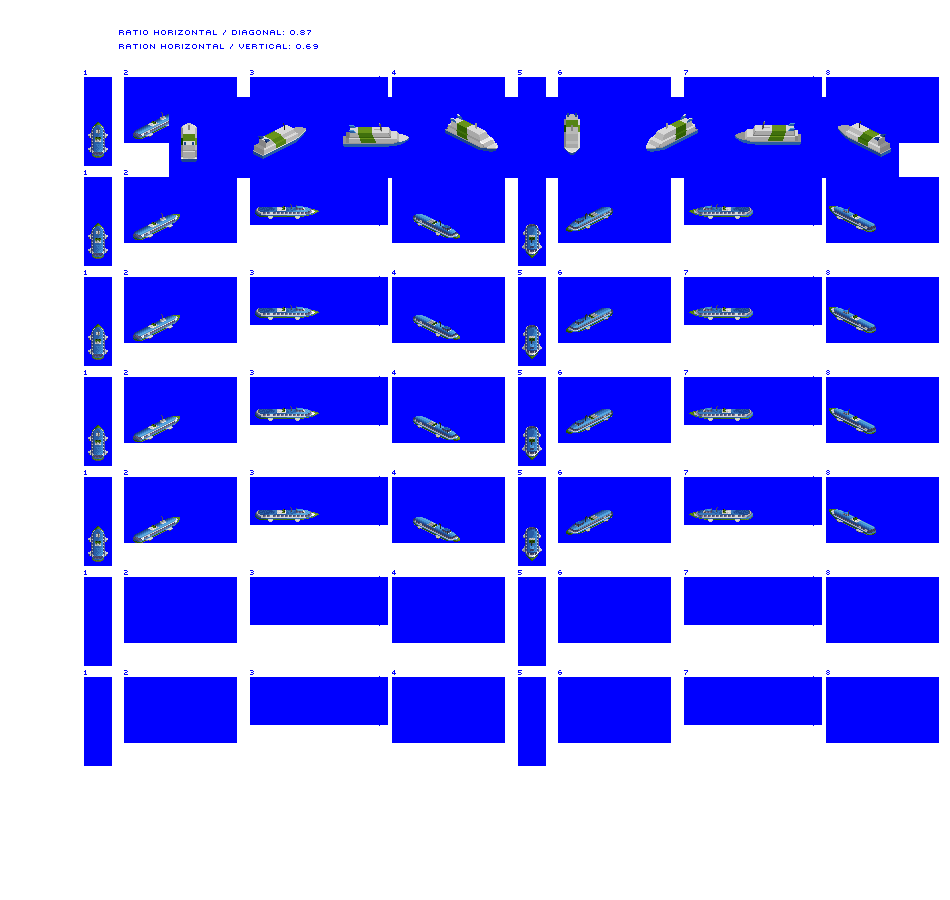
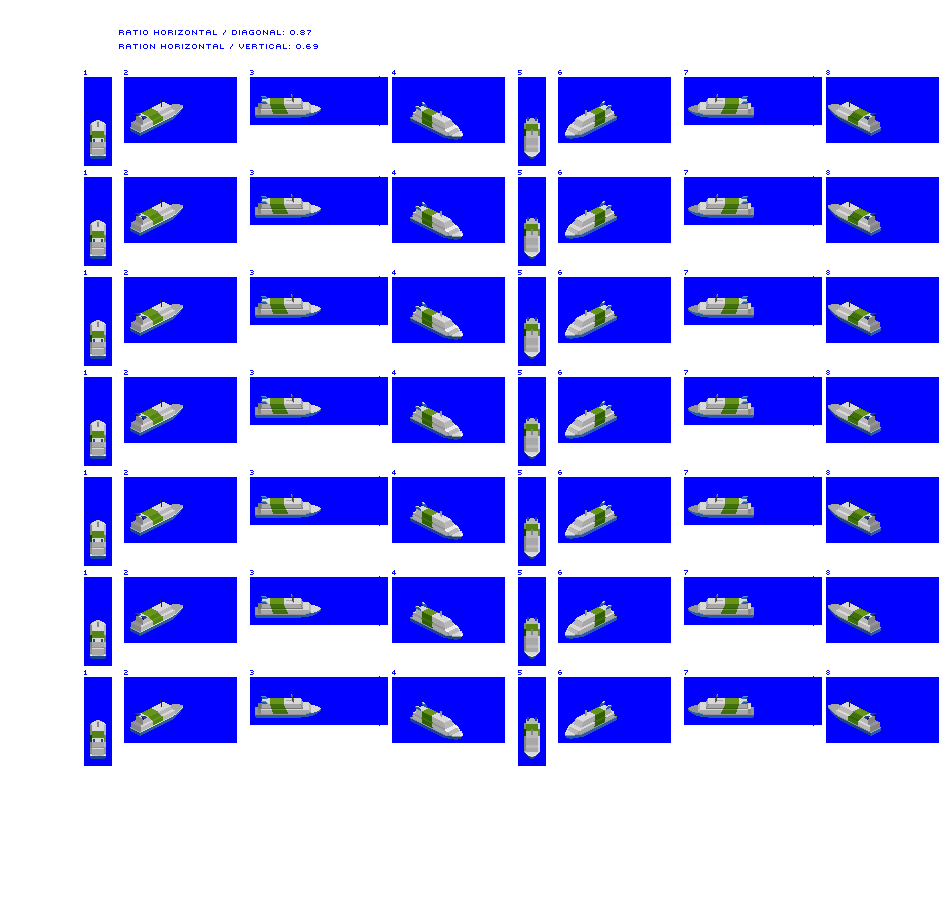
Revision of a layered w=950, h=900 image; what changed, layer by layer:
removed layer "Layer 3" over (x1=169, y1=97, x2=899, y2=178)
painted on "Hydrofoil" over (x1=88, y1=94, x2=881, y2=759)
